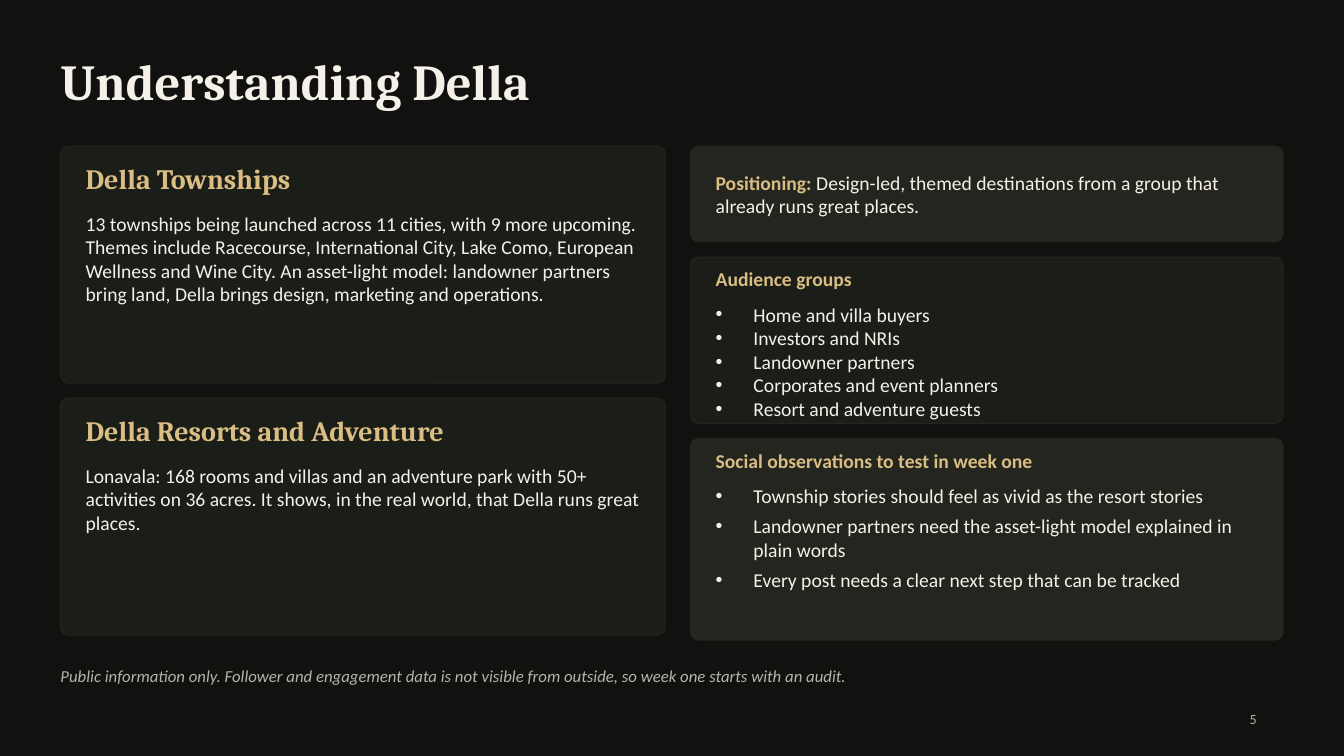
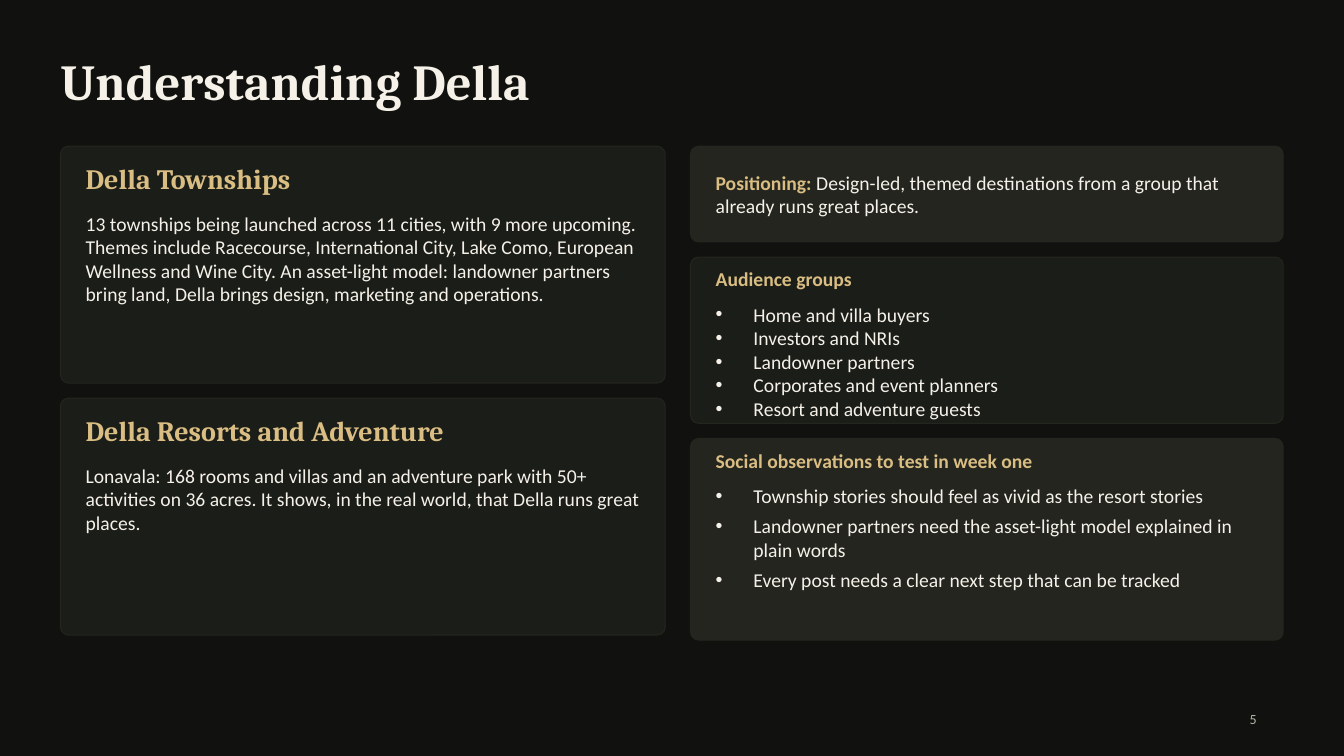
Before and after one commit to bharatbassi/della_Social, a slide deck: slide 5 of Della_Social_Media_Strategy.pptx. Drawn at 1344x756 pixels with LibreOffice and Linux fonts; fonts in the diff are those of the drawing. Boxes give left, top, right and bottom in pixels: in the first picture for what was removed or moved away, otherwise in the second. Text is boxed around its words. In the diff, an @@ line names an element or a change of style, - is before the commit and + after.

```diff
--- a/Della_Social_Media_Strategy.pptx
+++ b/Della_Social_Media_Strategy.pptx
@@ text removed at [60, 670, 846, 685] @@
-Public information only. Follower and engagement data is not visible from outside, so week one starts with an audit.
```
Also in this commit, not shown: 2 other slides changed, 1 other file.
